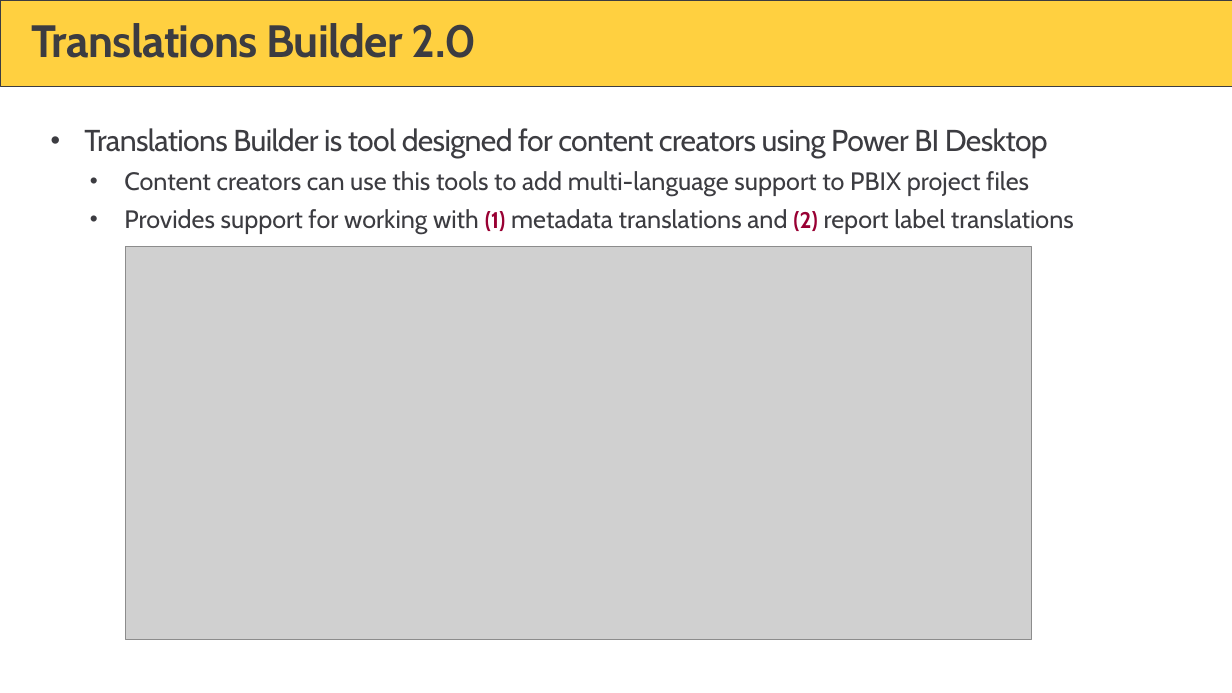
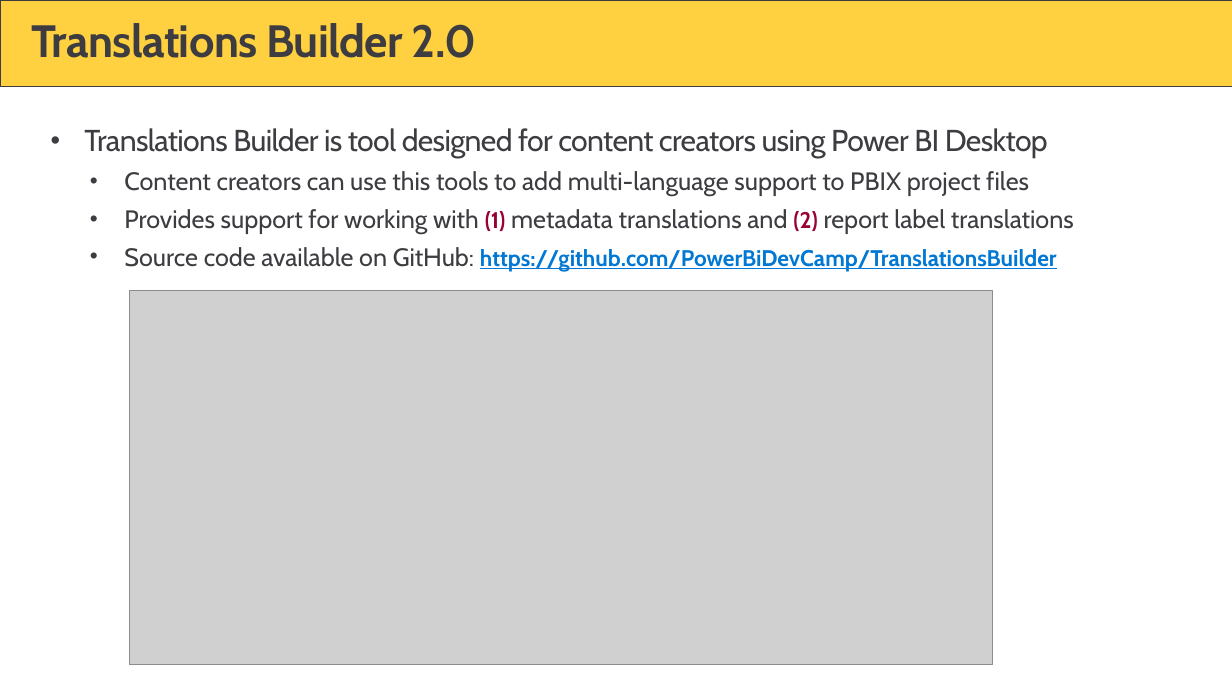
Before and after one commit to PowerBiDevCamp/Camp-Sessions, a slide deck: slide 41 of Session 31 - Developing External Tools for Power BI Desktop.pptx (slide 32 before the commit). Drawn at 1232x693 pixels with LibreOffice and Linux fonts; fonts in the diff are those of the drawing; grey boxes stand for pictures; background and template pictures are left out. Boxes give left, top, right and bottom in pixels: in the first picture for what was removed or moved away, otherwise in the second. Text is boxed around its words. In the diff, an @@ line names an element or a change of style, - is before the commit and + after.

```diff
--- a/Session 31 - Developing External Tools for Power BI Desktop.pptx
+++ b/Session 31 - Developing External Tools for Power BI Desktop.pptx
@@ text at [124,247,1057,272]: paragraph added @@
+  • Source code available on GitHub: https://github.com/PowerBiDevCamp/TranslationsBuilder
@@ picture: place and size @@
-picture at [126,246,1032,640]
+picture at [130,290,992,665]
```
Also in this commit, not shown: 16 other slides changed, 14 slides added, 11 slides removed, 6 other files.
